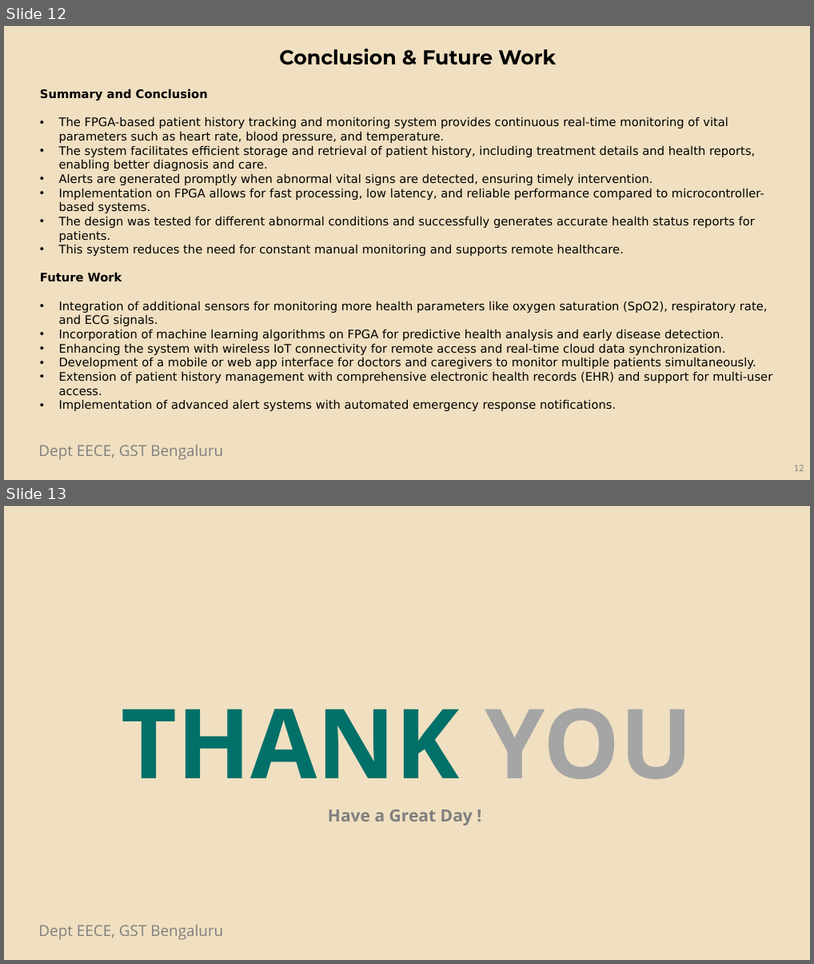
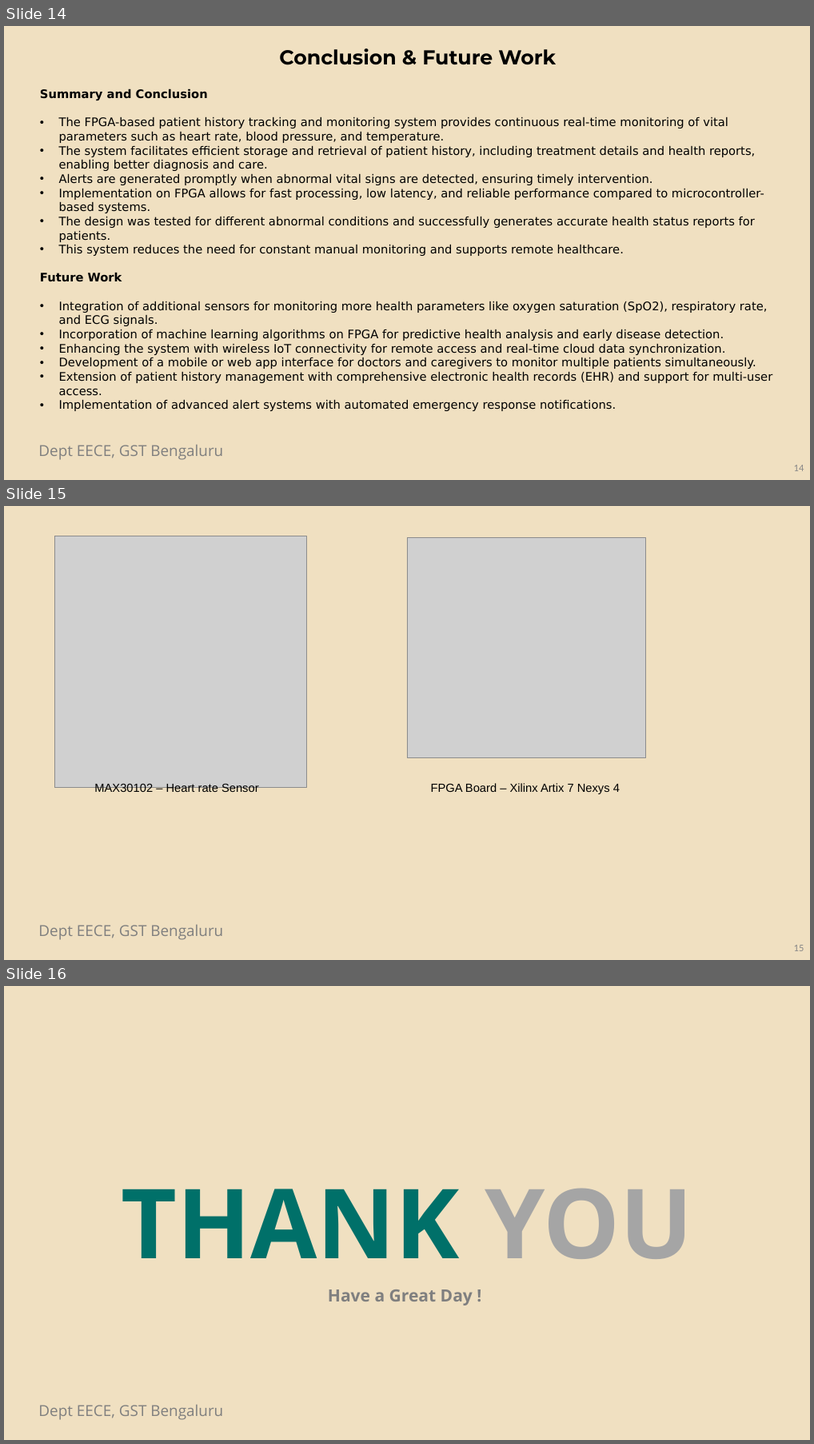
Before and after one commit to VishnuTeja99/Capstone-Project, a slide deck: Project review 2 ppt[1].pptx. Shown one above the other, each under a label of ours: slides 12 and 13 before the commit, slides 14, 15 and 16 after it. The pictures are 814x964 and 814x1444 pixels, drawn with LibreOffice and Linux fonts; fonts in the diff are those of the drawing; grey boxes stand for pictures; background and template pictures are left out. Boxes give left, top, right and bottom in pixels: in the first picture for what was removed or moved away, otherwise in the second. Text is boxed around its words. In the diff, an @@ line names an element or a change of style, - is before the commit and + after.

```diff
--- a/Project review 2 ppt[1].pptx
+++ b/Project review 2 ppt[1].pptx
@@ slide 15 added at (4, 506, 810, 960), background #F0E0C1; not listed: 1 template element that a slide beside it also shows @@
@@ picture added at (55, 536, 306, 788) @@
@@ picture added at (407, 537, 646, 758) @@
@@ text added at (94, 783, 259, 792), 14 pt, text #000000 @@
+MAX30102 – Heart rate Sensor
@@ text added at (431, 783, 620, 794), 14 pt, text #000000 @@
+FPGA Board – Xilinx Artix 7 Nexys 4
@@ page number added at (794, 944, 805, 951), 12 pt, text #888888 @@
+15
@@ what was slide 12 is now slide 14 @@
@@ page number at (794, 464, 805, 471): text changed @@
-12
+14
@@ what was slide 13 is now slide 16 @@
```
Also in this commit, not shown: 3 slides changed, 2 other slides added.
